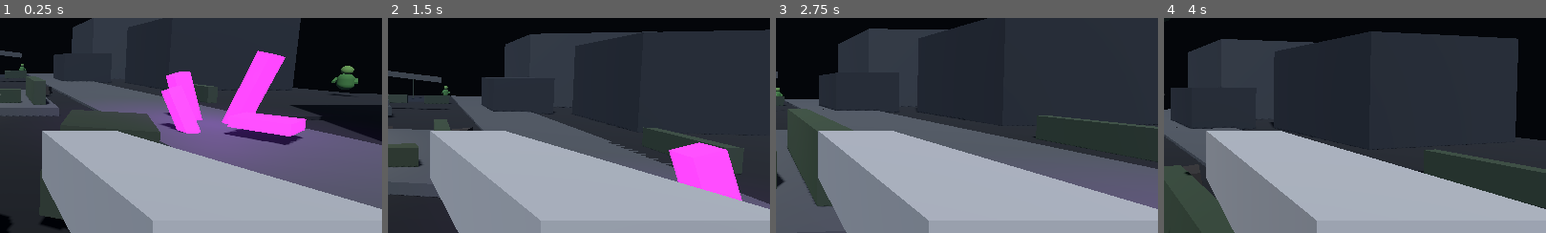
Above: before the commit, frames 1-4 (left to right).
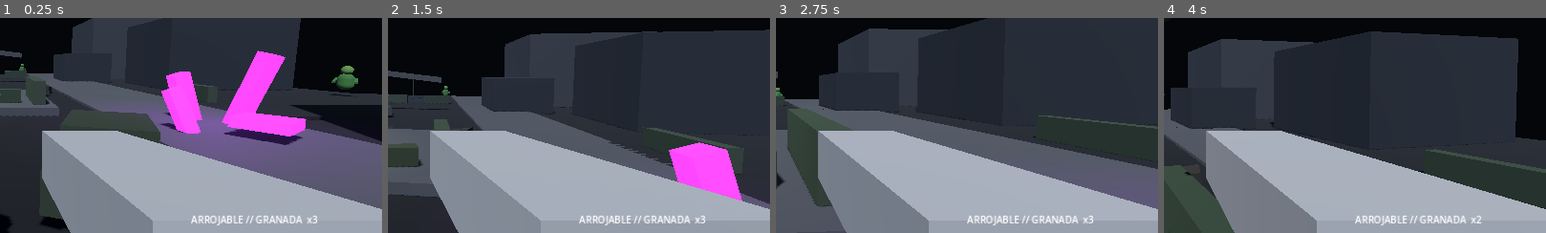
Above: after the commit, the same moments.

Repository: heliossamuelhernandezreyes/Arcont
Game: Godot game, scene res://scenes/main.tscn
The game is run twice, just before and just after one commit, with the same random seed, the same clock (stepped at 60 frames per second) and the same inputs.
Inputs (mouse positions are % of the whole screen's width and height, from its top left):
- Up to frame 1 (0.25 s): no input
- Up to frame 2 (1.5 s): tap Enter at 0.5 s; move the mouse to (55, 50) at 0.52 s; hold Shift (sprint) 0.53-1.28 s; hold W (move_forward) from 0.53 s (still down); click (55, 50) at 0.67 s; tap Space (jump) at 0.77 s; move the mouse to (45, 50) at 1.27 s; tap G at 1.35 s
- Up to frame 3 (2.75 s): keep holding W (move_forward); tap Space (jump) at 1.52 s; move the mouse to (52, 48) at 2.02 s; tap C at 2.1 s
- Up to frame 4 (4 s): keep holding W (move_forward); move the mouse to (49, 52) at 2.77 s; tap Q at 2.85 s; click (49, 52) at 2.92 s; tap Space (jump) at 3.02, 3.77 s; move the mouse to (57, 51) at 3.52 s; tap F at 3.6 s
The pictures show only the part of the screen within x 50-100%, y 32-82%; the shares and areas given below are measured in that part.

The runs differ from the first frame. In frame 1, 0.6% of the frame differs, in the area x 50-83%, y 92-97%; in frame 2, 0.6%; in frame 3, 0.6%; in frame 4, 0.6%.

Commit message:
feat: show throwable type and count on HUD

Diff:
--- a/scenes/main.tscn
+++ b/scenes/main.tscn
@@ -155,6 +155,12 @@
 offset_right=1260.0
 offset_bottom=625.0
 text=""
+[node name="Throwable" type="Label" parent="HUD"]
+offset_left=960.0
+offset_top=555.0
+offset_right=1260.0
+offset_bottom=585.0
+text="ARROJABLE // GRANADA  x3"
 [node name="MobileControls" type="Control" parent="HUD"]
 layout_mode=3
 anchors_preset=15
